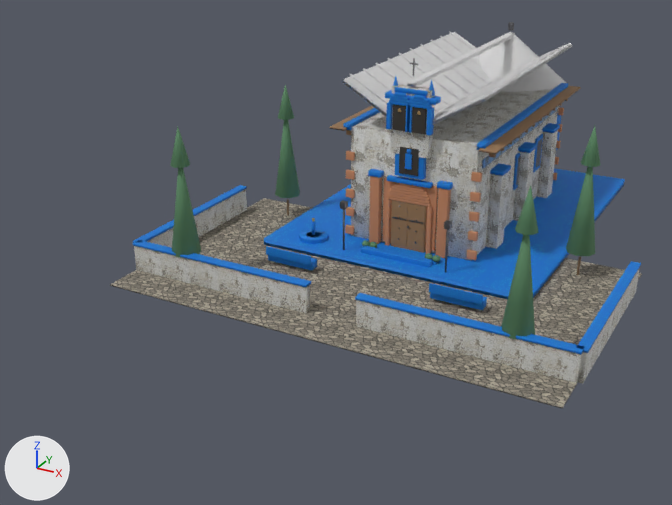
Before and after pictures for a commit that changed the glTF model ermita_montemayor/ermita_montemayor.glb.
Both versions are drawn from a 50 mm camera at (21.1, -55.5, 21.5) aimed at (-3.2, -11.4, -0.5). Every picture has the same lights, and +X, +Y and +Z are marked at lower left. The first picture is the older version. Where no turn or scale is listed for an object, it has been applied to the vertices. Vertices at exactly the same position are counted once.

In view in the first picture: 'EM_Patio_Empedrado', 'Grupo_0_56piezas', 'Grupo_10_12piezas', 'Grupo_11_4piezas', 'Grupo_1_13piezas', 'Grupo_2_33piezas', 'Grupo_3_9piezas', 'Grupo_4_17piezas', 'Grupo_5_66piezas', 'Grupo_6_28piezas', 'Grupo_7_35piezas', 'Grupo_8_3piezas'.
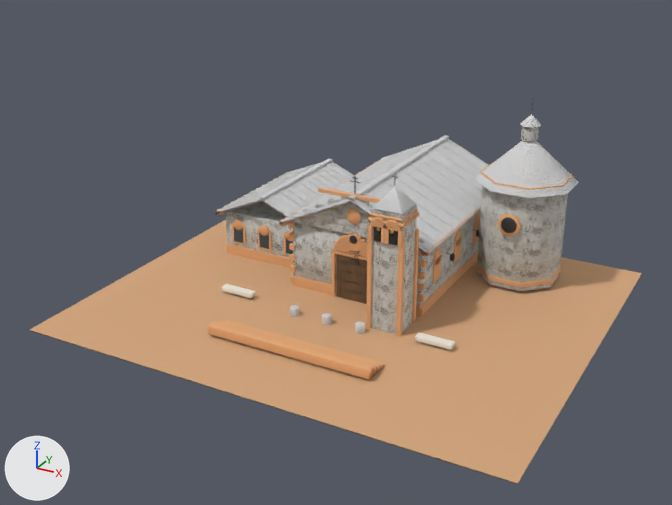
The newer file is also rescaled (x0.115), turned or shifted as a whole; pictures and numbers use the older file's frame.

What changed in the scene script:
```text
Change me_mesh_0:
    remove me_mesh_0.from_pydata(...)  # 8 vertices, 12 faces; spans x -13.0..13.0, y -8.0..8.0, z 0.0
    remove me_mesh_0.materials.append(mat_em_patio_empedrado)
    add me_mesh_0.from_pydata(...)  # 8 vertices, 12 faces; spans x -13.0..13.0, y -14.1..8.0, z 0.0
    me_mesh_0 part 1: the whole mesh is scaled about its middle by (1, 1.38, 0.813), then moved by (0.0, -3.1, 0.0)
    me_mesh_0 part 2: texture (UV) coordinates changed
    add me_mesh_0.materials.append(mat_em_plaza_arena)  # beige #d4a67c
Remove ob_grupo_0_56piezas:
    ob_grupo_0_56piezas = bpy.data.objects.new('Grupo_0_56piezas', me_mesh_1)
Remove ob_grupo_1_13piezas:
    ob_grupo_1_13piezas = bpy.data.objects.new('Grupo_1_13piezas', me_mesh_2)
Remove ob_grupo_2_33piezas:
    ob_grupo_2_33piezas = bpy.data.objects.new('Grupo_2_33piezas', me_mesh_3)
Remove ob_grupo_3_9piezas:
    ob_grupo_3_9piezas = bpy.data.objects.new('Grupo_3_9piezas', me_mesh_4)
Remove ob_grupo_4_17piezas:
    ob_grupo_4_17piezas = bpy.data.objects.new('Grupo_4_17piezas', me_mesh_5)
Remove ob_grupo_5_66piezas:
    ob_grupo_5_66piezas = bpy.data.objects.new('Grupo_5_66piezas', me_mesh_6)
Remove ob_grupo_6_28piezas:
    ob_grupo_6_28piezas = bpy.data.objects.new('Grupo_6_28piezas', me_mesh_7)
Remove ob_grupo_7_35piezas:
    ob_grupo_7_35piezas = bpy.data.objects.new('Grupo_7_35piezas', me_mesh_8)
Remove ob_grupo_8_3piezas:
    ob_grupo_8_3piezas = bpy.data.objects.new('Grupo_8_3piezas', me_mesh_9)
Remove ob_grupo_10_12piezas:
    ob_grupo_10_12piezas = bpy.data.objects.new('Grupo_10_12piezas', me_mesh_11)
Remove ob_grupo_11_4piezas:
    ob_grupo_11_4piezas = bpy.data.objects.new('Grupo_11_4piezas', me_mesh_12)
Add ob_grupo_10_2piezas:
    ob_grupo_10_2piezas = bpy.data.objects.new('Grupo_10_2piezas', me_mesh_12_1)  # a box spanning x -6.82..-4.88, y -3.41..-2.96, z -11.33..-11.07; a box spanning x 4.88..6.82, y -3.41..-2.96, z -11.33..-11.07; in mat_em_banco_plaza__1 (white #efeadd)
    ob_grupo_10_2piezas.location = (0.0, -14.47, 10.19)
Add ob_grupo_8_10piezas:
    ob_grupo_8_10piezas = bpy.data.objects.new('Grupo_8_10piezas', me_mesh_10_1)  # 80 vertices, 120 faces; spans x 2.373..3.607, y -3.172..-2.977, z -6.522..-5.472; in mat_em_espadana_vano_0_vano (dark grey #302c27)
    ob_grupo_8_10piezas.location = (0.0, -14.47, 10.19)
Add ob_grupo_6_12piezas:
    ob_grupo_6_12piezas = bpy.data.objects.new('Grupo_6_12piezas', me_mesh_8_1)  # 168 vertices, 288 faces; spans x -4.39..4.41, y 2.52..6.71, z -9.46..-9.01; in mat_em_farol_brazo_6_4__3 (dark grey #3f3f3f)
    ob_grupo_6_12piezas.location = (0.0, -14.47, 10.19)
Add ob_grupo_5_9piezas:
    ob_grupo_5_9piezas = bpy.data.objects.new('Grupo_5_9piezas', me_mesh_7_1)  # 72 vertices, 108 faces; spans x -9.16..3.96, y 1.01..7.57, z -10.55..-8.89; in mat_em_vent_hueco__1__5 (greyish cyan #3f5055)
    ob_grupo_5_9piezas.location = (0.0, -14.47, 10.19)
Add ob_grupo_4_18piezas:
    ob_grupo_4_18piezas = bpy.data.objects.new('Grupo_4_18piezas', me_mesh_6_1)  # 144 vertices, 216 faces; spans x -1.04..3.25, y -0.77..-0.55, z -11.46..-7.81; in mat_em_portada_vano (its picture is missing)
    ob_grupo_4_18piezas.location = (0.0, -14.47, 10.19)
Add ob_grupo_3_77piezas:
    ob_grupo_3_77piezas = bpy.data.objects.new('Grupo_3_77piezas', me_mesh_5_1)  # 884 vertices, 1460 faces; spans x -9.0..7.3, y -3.2..7.6, z -11.4..-1.1; in mat_em_cruz_poste (its picture is missing)
    ob_grupo_3_77piezas.location = (0.0, -14.47, 10.19)
Add ob_grupo_2_60piezas:
    ob_grupo_2_60piezas = bpy.data.objects.new('Grupo_2_60piezas', me_mesh_4_1)  # 674 vertices, 1108 faces; spans x -10.2..9.5, y -4.0..11.6, z -11.5..-1.9; in mat_em_faldon__1 (its picture is missing)
    ob_grupo_2_60piezas.location = (0.0, -14.47, 10.19)
Add ob_grupo_1_10piezas:
    ob_grupo_1_10piezas = bpy.data.objects.new('Grupo_1_10piezas', me_mesh_3_1)  # 148 vertices, 256 faces; spans x -9.8..9.0, y -3.1..11.1, z -11.5..-2.5
    ob_grupo_1_10piezas.location = (0.0, -14.47, 10.19)
Add ob_grupo_0_99piezas:
    ob_grupo_0_99piezas = bpy.data.objects.new('Grupo_0_99piezas', me_mesh_2_1)  # 1564 vertices, 2740 faces; spans x -10.2..9.1, y -7.8..11.6, z -11.5..-5.1; in mat_em_escalinata_0 (its picture is missing)
    ob_grupo_0_99piezas.location = (0.0, -14.47, 10.19)
```

Pixel boxes [x1, y1, x2, y2] of what changed, in the pictures (672 x 505 px; the box of a moved part takes in the faces that stretch with it):
'EM_Patio_Empedrado', recoloured, surface changed, moved, rescaled (grey to beige): before [110, 198, 642, 409]; after [30, 220, 642, 484]
'Grupo_1_13piezas', deleted: before [134, 84, 639, 384]
'Grupo_0_56piezas', deleted: before [133, 76, 641, 354]
'Grupo_1_10piezas', added: after [226, 126, 568, 334]
'Grupo_2_60piezas', added: after [215, 114, 579, 334]
'Grupo_0_99piezas', added: after [207, 159, 573, 380]
'Grupo_6_28piezas', deleted: before [342, 31, 572, 264]
'Grupo_10_12piezas', deleted: before [170, 85, 600, 339]
'Grupo_2_33piezas', deleted: before [345, 107, 564, 260]
'Grupo_7_35piezas', deleted: before [330, 86, 580, 253]
'Grupo_4_17piezas', deleted: before [393, 104, 427, 176]
'Grupo_4_18piezas', added: after [337, 254, 367, 304]
'Grupo_3_77piezas', added: after [235, 99, 533, 303]
'Grupo_10_2piezas', added: after [222, 284, 455, 350]
'Grupo_5_66piezas', deleted: before [340, 22, 542, 273]
'Grupo_3_9piezas', deleted: before [366, 107, 557, 257]
'Grupo_5_9piezas', added: after [234, 227, 293, 254]
'Grupo_8_10piezas', added: after [374, 227, 398, 245]
'Grupo_11_4piezas', deleted: before [287, 199, 581, 275]
'Grupo_6_12piezas', added: after [446, 229, 479, 261]
'Grupo_8_3piezas', deleted: before [312, 108, 421, 222]
part 1 of me_mesh_0, moved or reshaped: before [110, 198, 642, 409]; after [30, 220, 642, 484]
